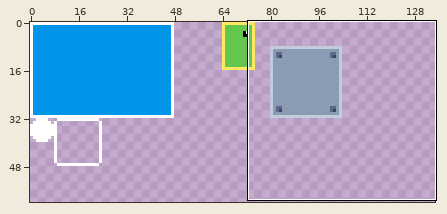
Pixel-art file -- res/gfx/entities.aseprite. The first picture is a wide view before the edit; the outline marks the close-up.
Close-up. Before the edit:
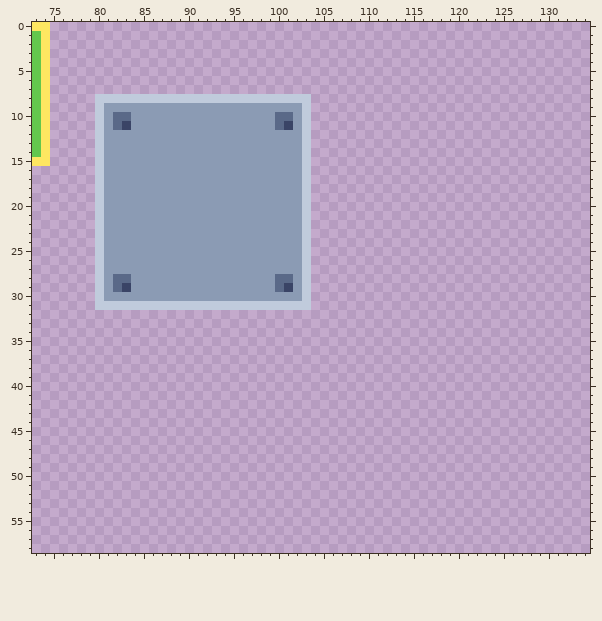
256x256 pixels, 1 frame. Shown: x 73..134, y 0..58. The wide view leaves out empty margins.
Once edited:
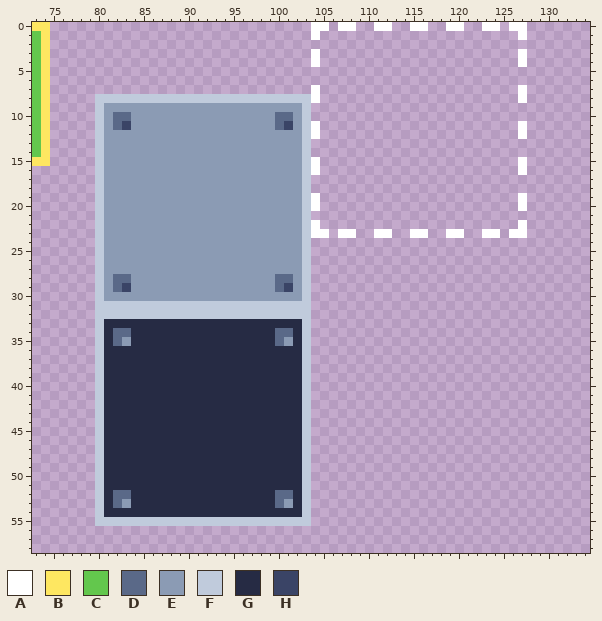
Palette (. is transparent): A #ffffff  B #fee761  C #63c74d  D #5a6988  E #8b9bb4  F #c0cbdc  G #262b44  H #3a4466
The edit:
y 0: x 104..105 .. -> AA; x 107..108 .. -> AA; x 111..112 .. -> AA; x 115..116 .. -> AA; x 119..120 .. -> AA; x 123..124 .. -> AA; x 126..127 .. -> AA
y 1: x 104 . -> A; x 127 . -> A
y 3..4: x 104 . -> A; x 127 . -> A
y 7..8: x 104 . -> A; x 127 . -> A
y 11..12: x 104 . -> A; x 127 . -> A
y 15..16: x 104 . -> A; x 127 . -> A
y 19..20: x 104 . -> A; x 127 . -> A
y 22: x 104 . -> A; x 127 . -> A
y 23: x 104..105 .. -> AA; x 107..108 .. -> AA; x 111..112 .. -> AA; x 115..116 .. -> AA; x 119..120 .. -> AA; x 123..124 .. -> AA; x 126..127 .. -> AA
y 32: x 80..103 ........................ -> FFFFFFFFFFFFFFFFFFFFFFFF
y 33: x 80..103 ........................ -> FGGGGGGGGGGGGGGGGGGGGGGF
y 34: x 80..103 ........................ -> FGDDGGGGGGGGGGGGGGGGDDGF
y 35: x 80..103 ........................ -> FGDEGGGGGGGGGGGGGGGGDEGF
y 36..51: x 80..103 ........................ -> FGGGGGGGGGGGGGGGGGGGGGGF
y 52: x 80..103 ........................ -> FGDDGGGGGGGGGGGGGGGGDDGF
y 53: x 80..103 ........................ -> FGDEGGGGGGGGGGGGGGGGDEGF
y 54: x 80..103 ........................ -> FGGGGGGGGGGGGGGGGGGGGGGF
y 55: x 80..103 ........................ -> FFFFFFFFFFFFFFFFFFFFFFFF
